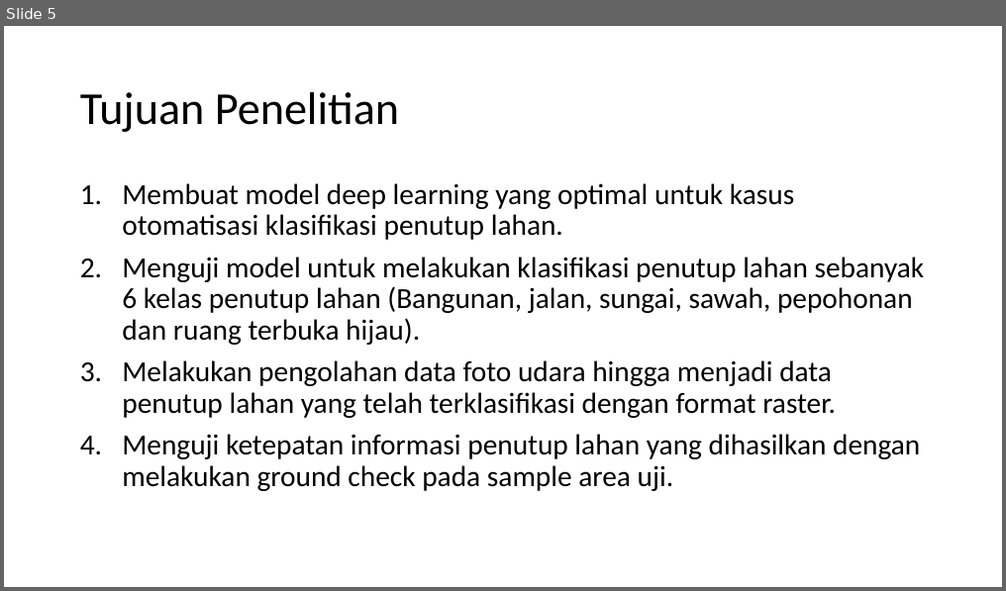
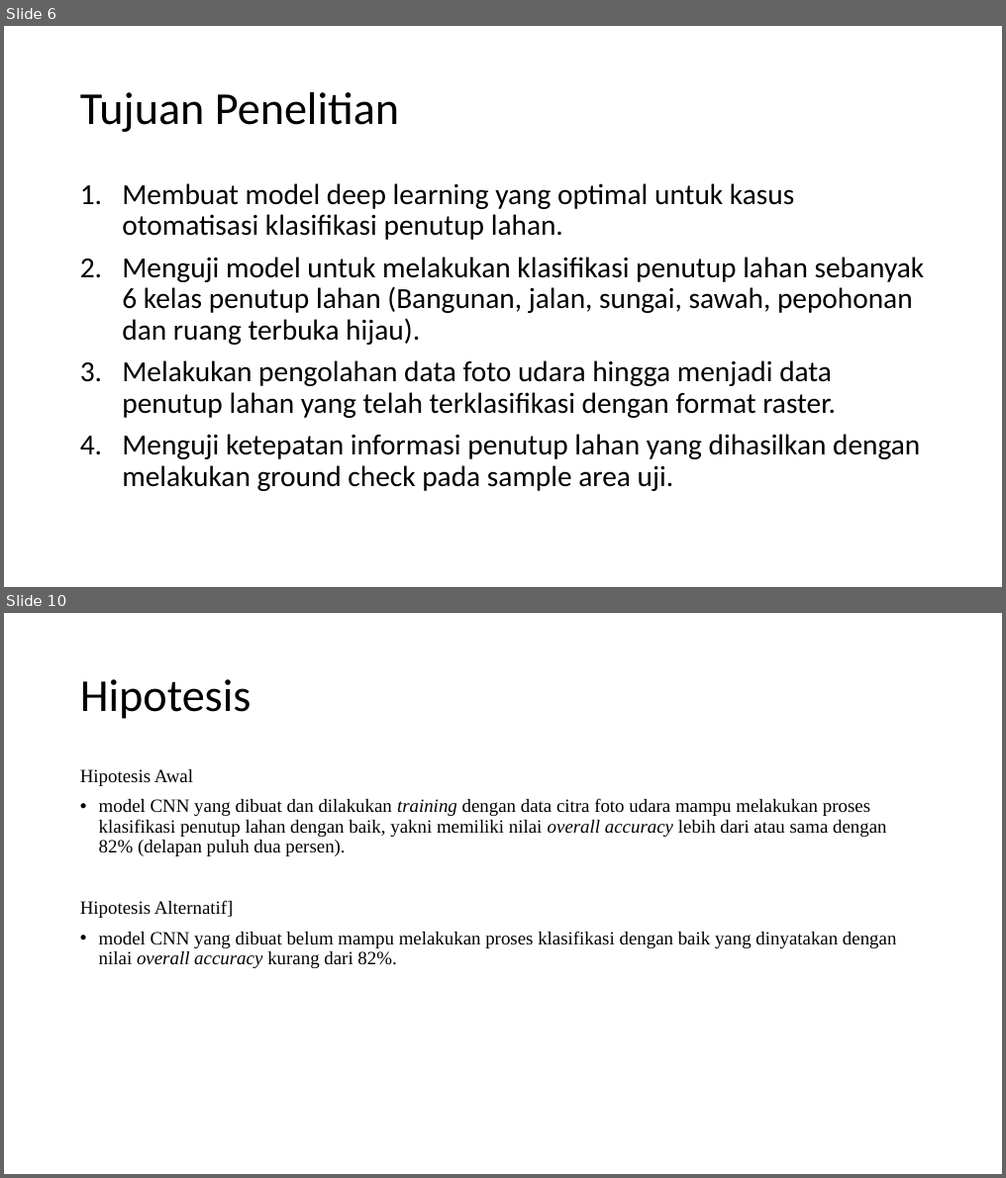
Before and after one commit to fakmalpradana/skripsi, a slide deck: Seminar Proposal Skripsi.pptx. Shown one above the other, each under a label of ours: slide 5 before the commit, slides 6 and 10 after it; the slides between them are not shown. The pictures are 1006x591 and 1006x1178 pixels, drawn with LibreOffice and Linux fonts; fonts in the diff are those of the drawing. Boxes give left, top, right and bottom in pixels: in the first picture for what was removed or moved away, otherwise in the second. Text is boxed around its words. In the diff, an @@ line names an element or a change of style, - is before the commit and + after.

```diff
--- a/Seminar Proposal Skripsi.pptx
+++ b/Seminar Proposal Skripsi.pptx
@@ slide 10 added at (4,613,1002,1174), background #FFFFFF @@
@@ title added at (80,679,252,719), 44 pt, text #000000 @@
+Hipotesis
@@ text added at (80,769,897,968), 18 pt, text #000000 @@
+Hipotesis Awal
+• model CNN yang dibuat dan dilakukan training dengan data citra foto udara mampu melakukan proses klasifikasi penutup lahan dengan baik, yakni memiliki nilai overall accuracy lebih dari atau sama dengan 82% (delapan puluh dua persen).
+Hipotesis Alternatif]
+• model CNN yang dibuat belum mampu melakukan proses klasifikasi dengan baik yang dinyatakan dengan nilai overall accuracy kurang dari 82%.
@@ what was slide 5 is now slide 6 @@
```
Also in this commit, not shown: 5 other slides added.
